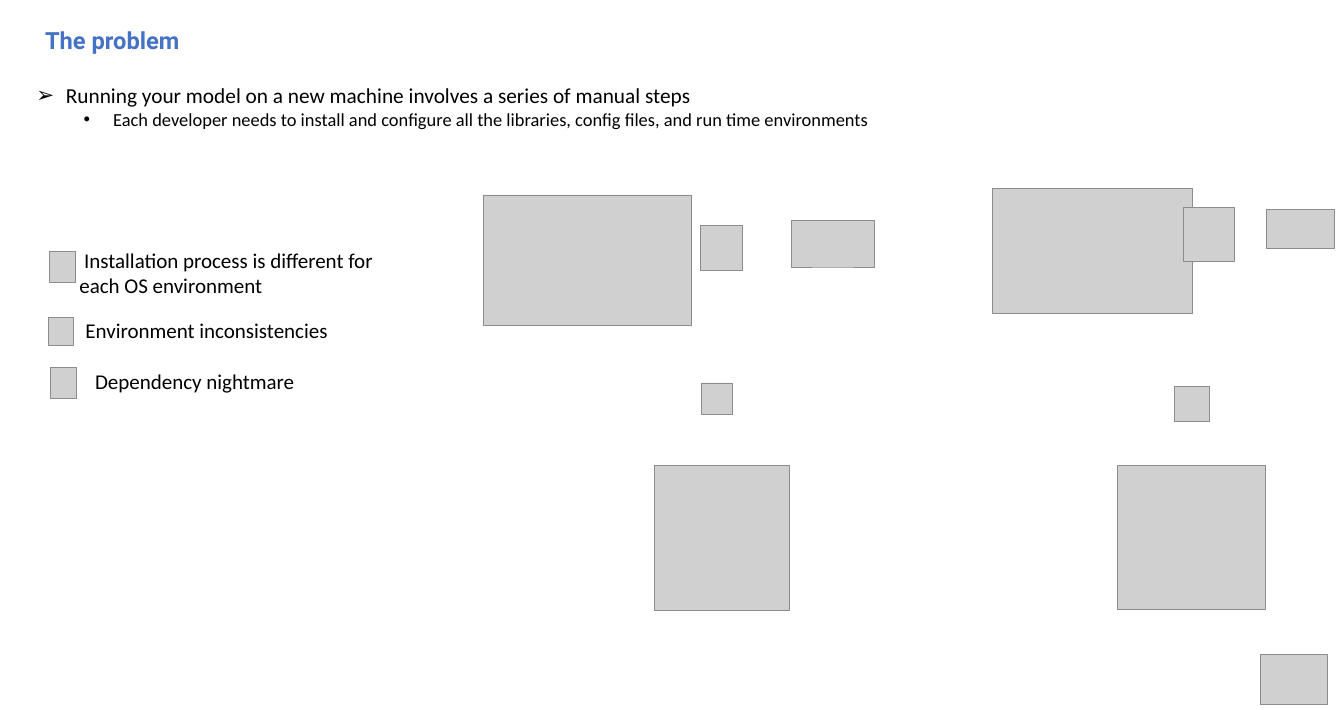
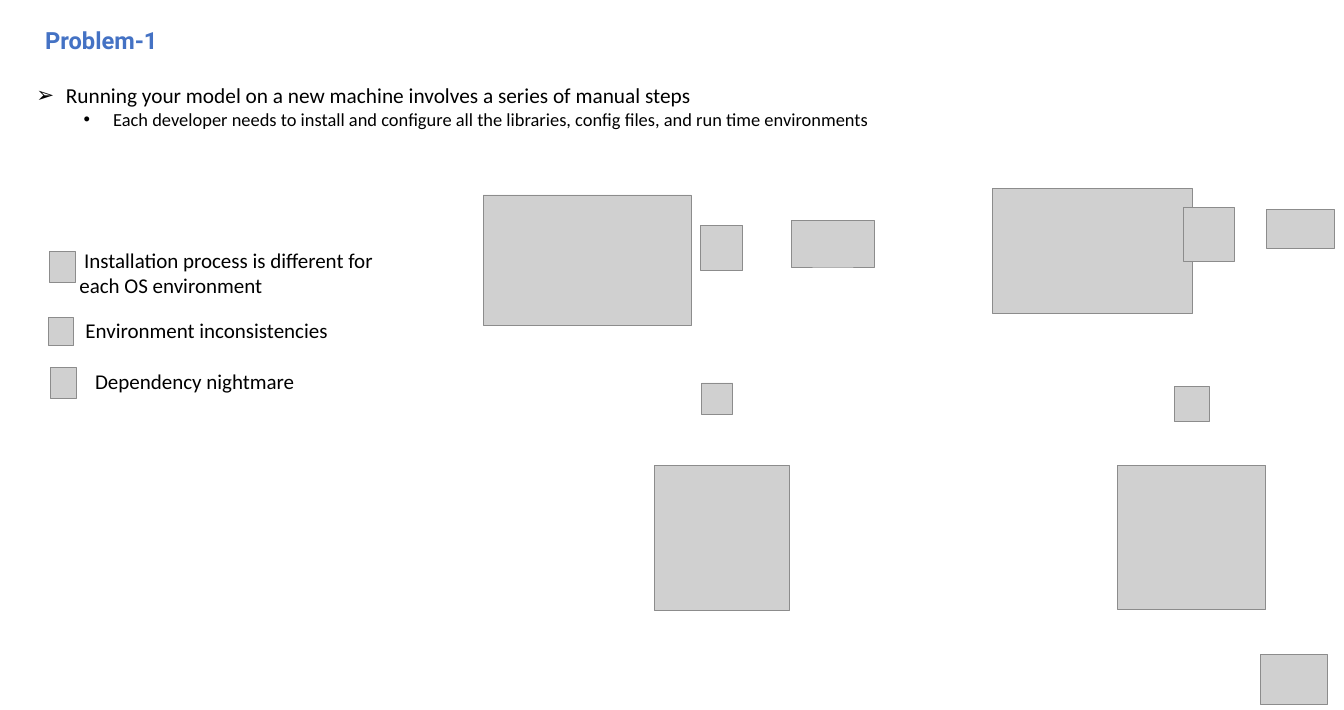
Before and after one commit to hmhwe/IMAGEN_Backend, a slide deck: slide 4 of docs/StakeholderM_CV.pptx. Drawn at 1344x710 pixels with LibreOffice and Linux fonts; fonts in the diff are those of the drawing; grey boxes stand for pictures. Boxes give left, top, right and bottom in pixels: in the first picture for what was removed or moved away, otherwise in the second. Text is boxed around its words. In the diff, an @@ line names an element or a change of style, - is before the commit and + after.

```diff
--- a/docs/StakeholderM_CV.pptx
+++ b/docs/StakeholderM_CV.pptx
@@ text at (x1=45, y1=31, x2=157, y2=49): text changed @@
-The problem
+Problem-1
```
Also in this commit, not shown: 2 other slides changed, 2 slides added.
